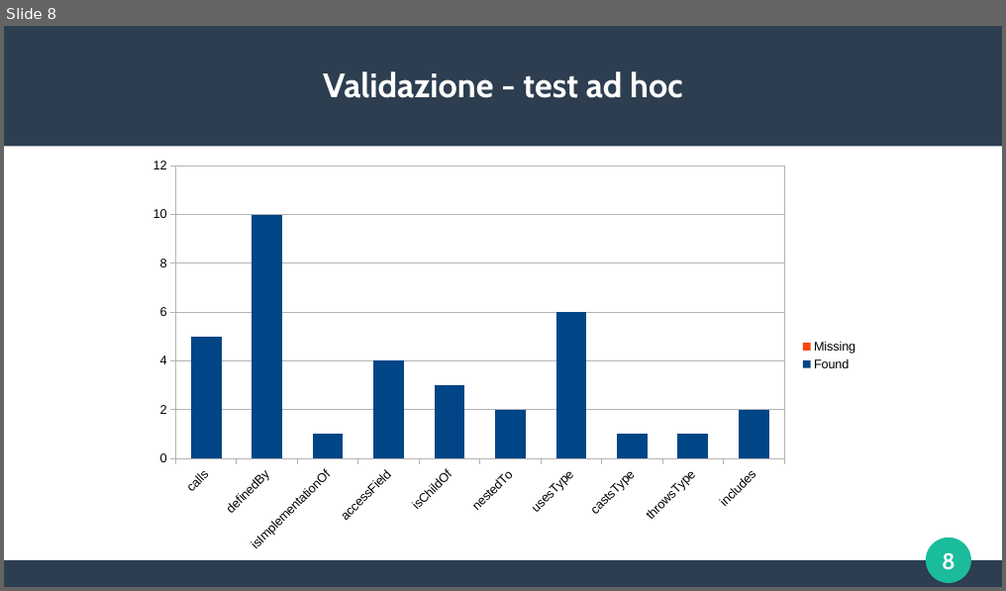
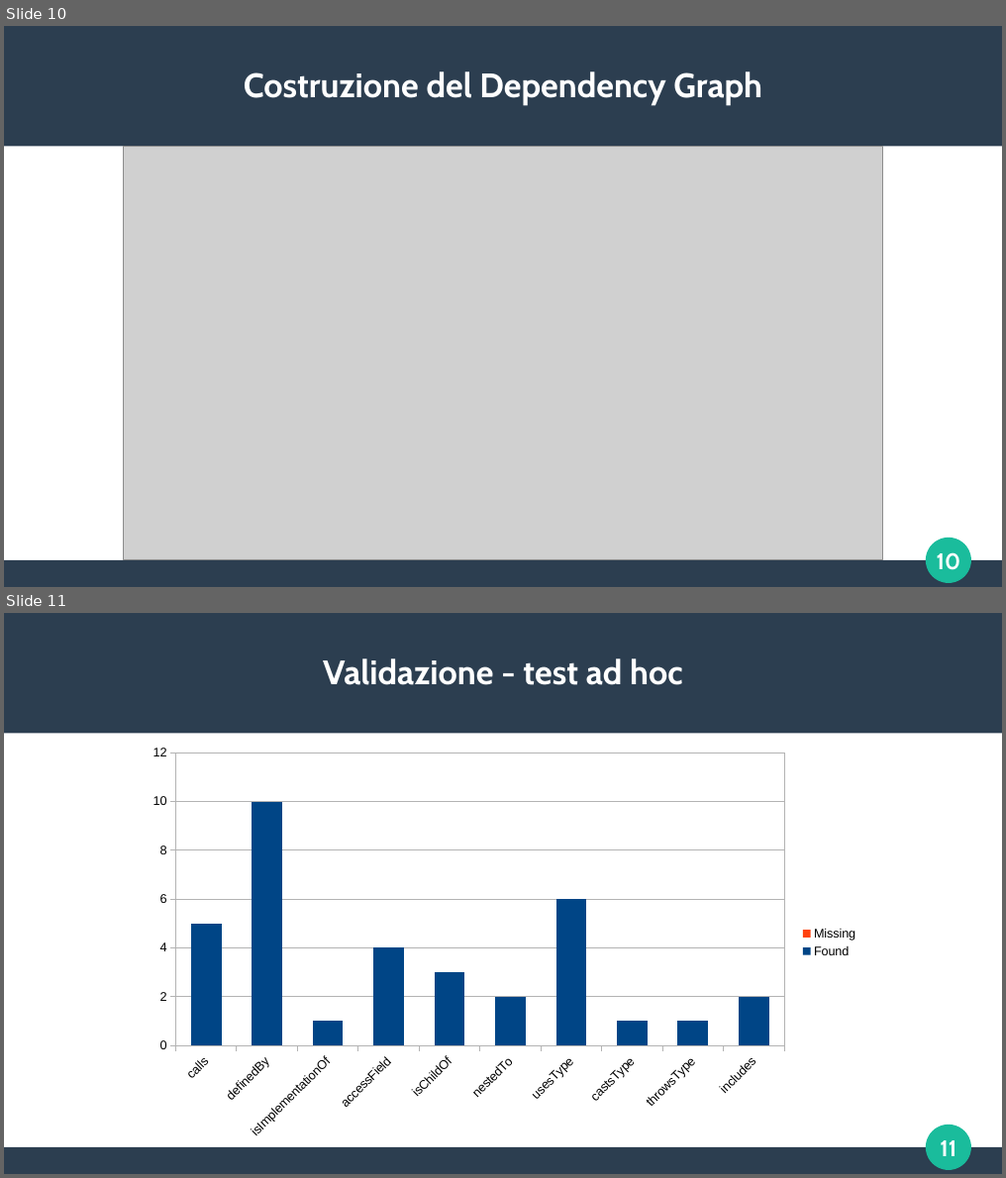
Before and after one commit to frefolli/skullian-thesis, a slide deck: slides.odp. Shown one above the other, each under a label of ours: slide 8 before the commit, slides 10 and 11 after it. The pictures are 1006x591 and 1006x1178 pixels, drawn with LibreOffice and Linux fonts; fonts in the diff are those of the drawing; grey boxes stand for pictures. Boxes give left, top, right and bottom in pixels: in the first picture for what was removed or moved away, otherwise in the second. Text is boxed around its words. In the diff, an @@ line names an element or a change of style, - is before the commit and + after.

```diff
--- a/slides.odp
+++ b/slides.odp
@@ slide 10 added at box(4, 26, 1002, 587), background #FFFFFF; not listed: 4 template elements that a slide beside it also shows @@
@@ title added at box(244, 72, 762, 105), 27 pt, text #FFFFFF, bold @@
+Costruzione del Dependency Graph
@@ picture added at box(124, 147, 882, 561) @@
@@ what was slide 8 is now slide 11 @@
@@ page number at box(940, 1141, 956, 1157): text changed @@
-8
+11
```
Also in this commit, not shown: 2 other slides added, 1 other file.
